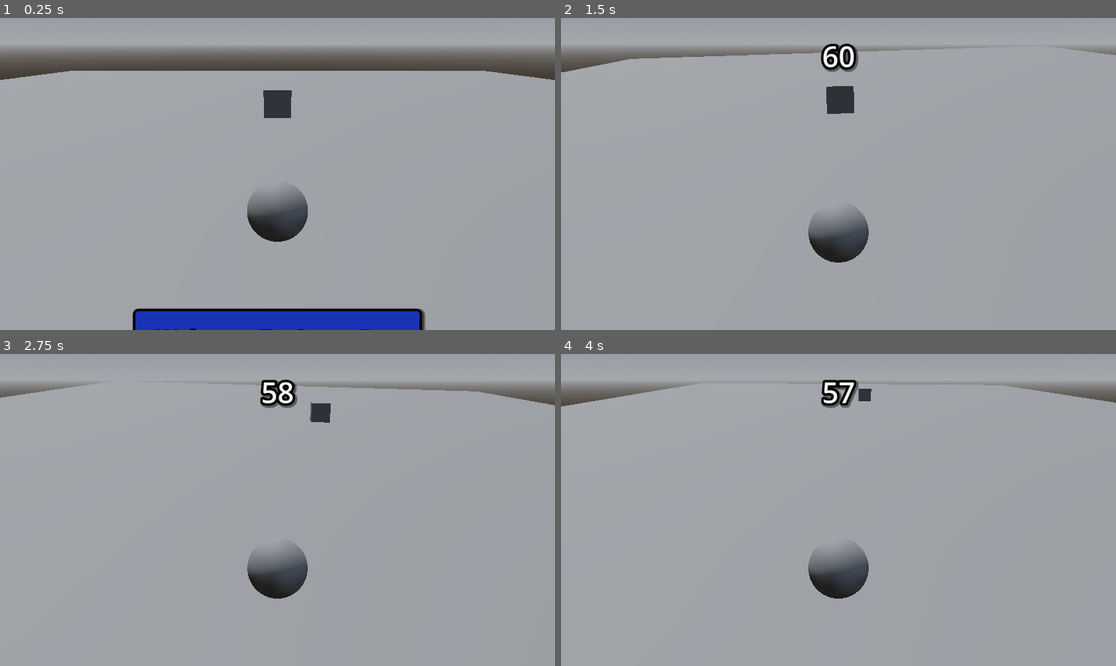
Above: before the commit, frames 1-4 (two rows, left to right).
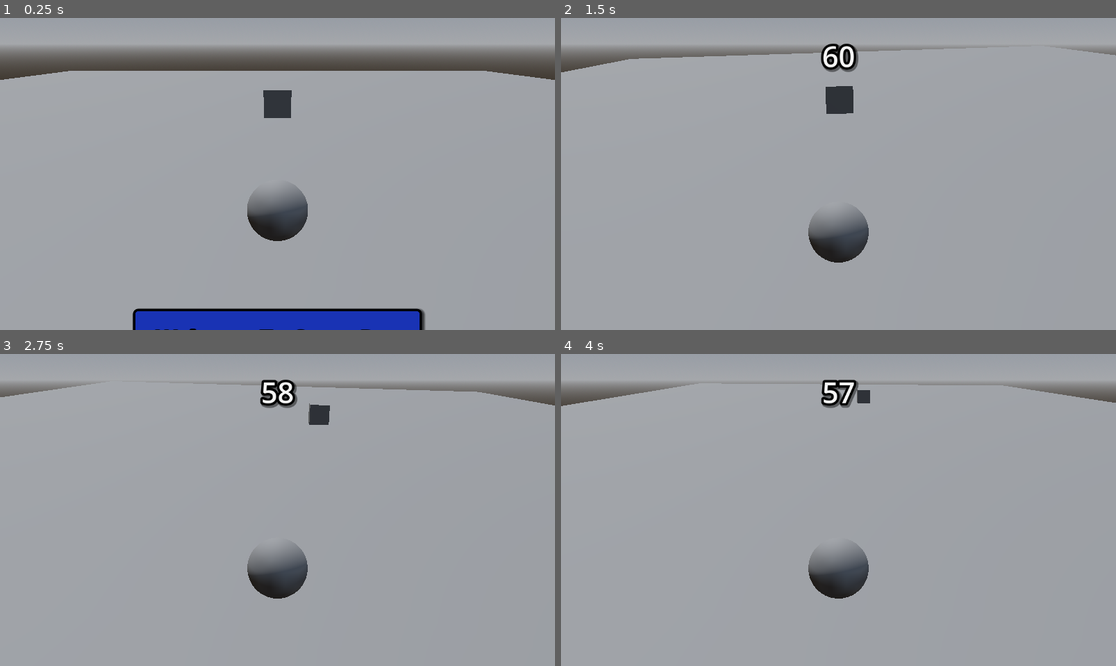
Above: after the commit, the same moments.

Repository: ekorber/roller-bowler
Game: Godot game, scene res://game.tscn
Two runs of this game, one before a commit and one after it. Both use one fixed random seed, a clock stepped at 60 frames per second and the inputs below.
Inputs (mouse positions are in pixels of both pictures, inside the frame that each line leads up to):
- Up to frame 1 (0.25 s): no input
- Up to frame 2 (1.5 s): click "START!" at 0.5 s; tap Enter (ui_accept) at 1.25 s; move the mouse to (866, 174) at 1.27 s; hold Up (ui_up) from 1.28 s (still down); hold F from 1.28 s (still down)
- Up to frame 3 (2.75 s): keep holding Up (ui_up); tap Enter (ui_accept) at 1.52, 2.27 s; move the mouse to (249, 510) at 2.02 s; release F at 2.03 s; tap Q at 2.1 s
- Up to frame 4 (4 s): keep holding Up (ui_up); move the mouse to (849, 503) at 2.77 s; tap Space at 2.85 s; move the mouse to (832, 516) at 3.52 s; tap O at 3.6 s; tap Enter (ui_accept) at 3.77 s

The runs differ from the first frame. In frame 1, less than 0.1% of the frame differs, in the area x 1-99%, y 16-72%; in frame 2, less than 0.1%; in frame 3, 0.2%, in the area x 0-100%, y 9-79%; in frame 4, 0.2%.

Commit message:
switch to jolt physics

Diff:
--- a/project.godot
+++ b/project.godot
@@ -32,6 +32,11 @@
 ]
 }
 
+[physics]
+
+3d/physics_engine="Jolt Physics"
+common/physics_interpolation=true
+
 [rendering]
 
 renderer/rendering_method="gl_compatibility"
